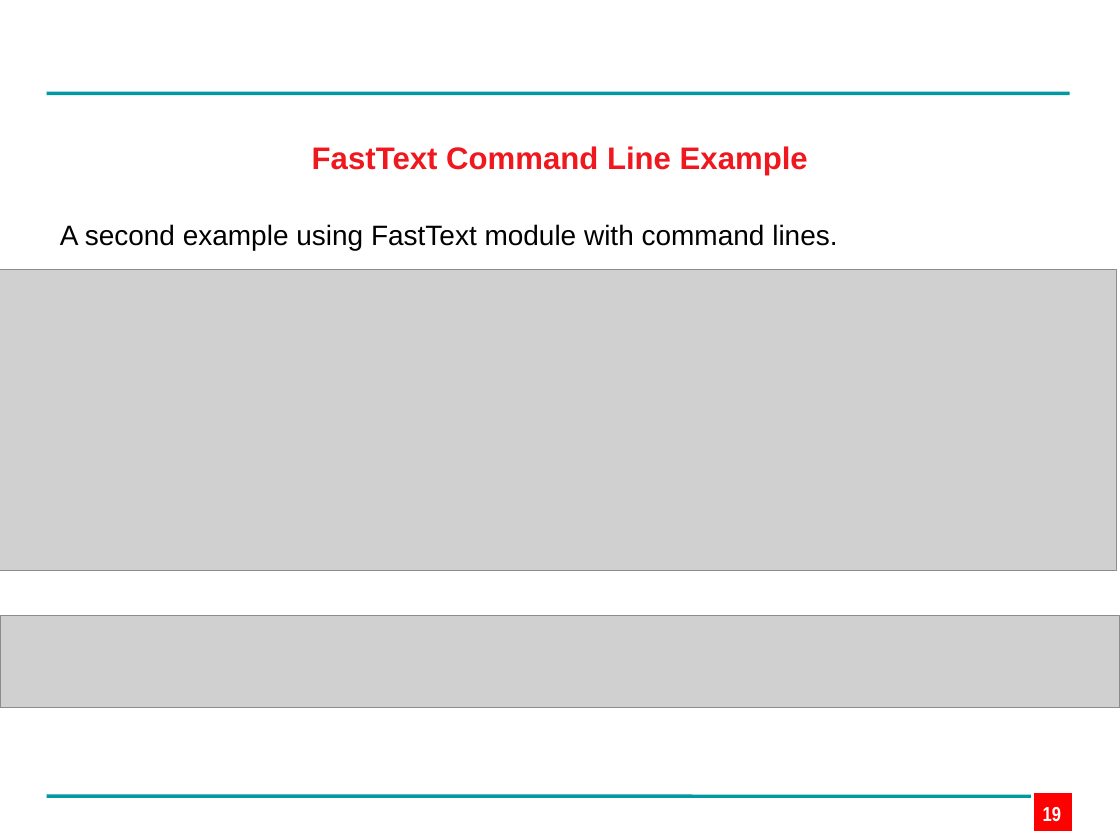
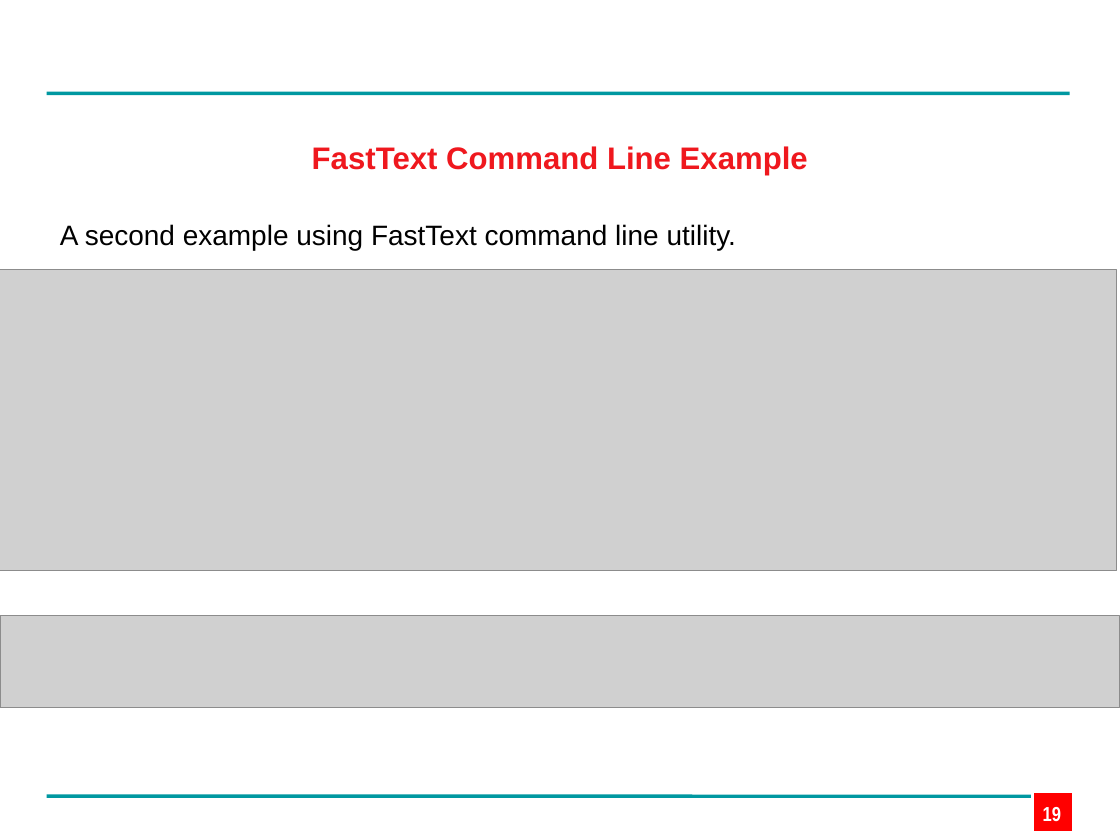
Before and after one commit to edpape007/NLP, a slide deck: slide 19 of Presentation_Subword.pptx. Drawn at 1120x840 pixels with LibreOffice and Linux fonts; fonts in the diff are those of the drawing; grey boxes stand for pictures; background and template pictures are left out. Boxes give left, top, right and bottom in pixels: in the first picture for what was removed or moved away, otherwise in the second. Text is boxed around its words. In the diff, an @@ line names an element or a change of style, - is before the commit and + after.

```diff
--- a/Presentation_Subword.pptx
+++ b/Presentation_Subword.pptx
@@ text at (60,224,736,250): text changed @@
-A second example using FastText module with command lines.
+A second example using FastText command line utility.
```
Also in this commit, not shown: 10 other slides changed.
